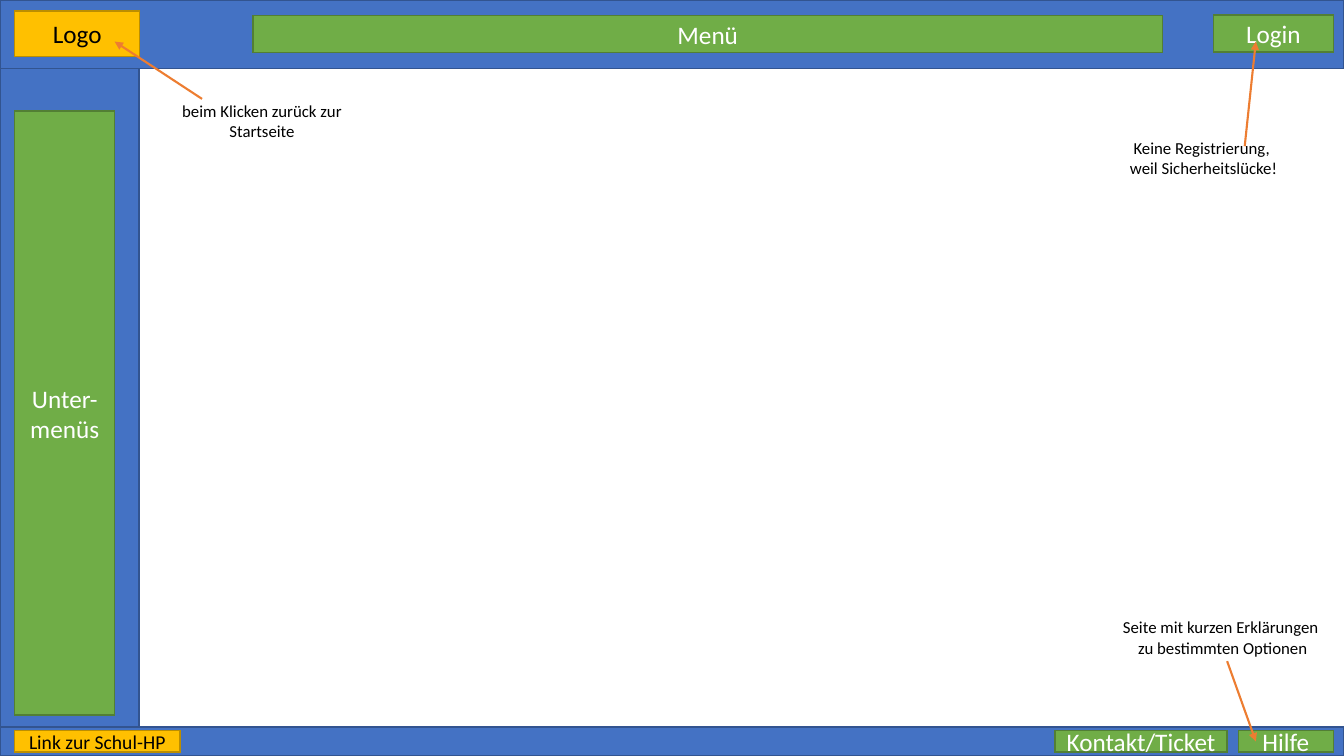
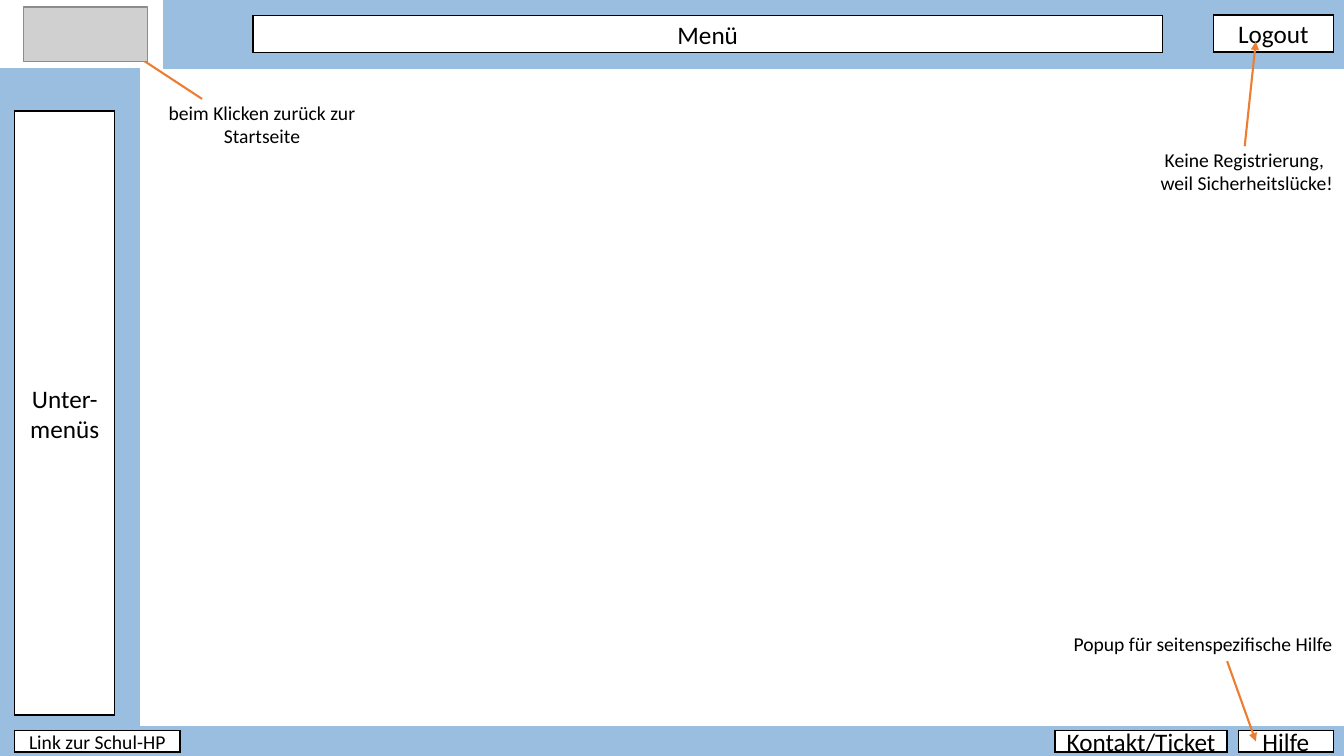
Before and after one commit to PapAnte/g2schoolproject, a slide deck: slide 1 of Layout.pptx. Drawn at 1344x756 pixels with LibreOffice and Linux fonts; fonts in the diff are those of the drawing; grey boxes stand for pictures. Boxes give left, top, right and bottom in pixels: in the first picture for what was removed or moved away, otherwise in the second. Text is boxed around its words. In the diff, an @@ line names an element or a change of style, - is before the commit and + after.

Commit message:
added design for loginpage

```diff
--- a/Layout.pptx
+++ b/Layout.pptx
@@ rectangle removed at [15,11,140,56] @@
-Logo
@@ picture added at [23,7,148,62] @@
@@ fill #4472C4 to #9ABEDF; outline #325491 1 pt to #9ABEDF 1 pt in 3 elements at [0,727,1344,756], [0,69,139,727], [163,0,1344,69] @@
@@ rectangle: place and size @@
-rectangle at [0,0,1344,69]
+rectangle at [163,0,1344,69]
@@ rectangle "Logout" at [1214,15,1334,52]: fill #70AD47 to #FFFFFF; outline #538035 1 pt to #000000 1 pt @@
@@ text in rectangle at [1238,26,1308,49]: text changed; text colour #FFFFFF to #000000 @@
-Login
+Logout
@@ text colour #FFFFFF to #000000; fill #70AD47 to #FFFFFF; outline #538035 1 pt to #000000 1 pt in 4 elements at [253,16,1163,53], [1238,731,1333,752], [1056,731,1228,752], [15,111,115,715] @@
@@ text "beim Klicken zurück zur Startseite" at [169,106,355,143]: size 12 to 14 pt @@
@@ text "Keine Registrierung," at [1161,153,1333,190]: size 12 to 14 pt @@
@@ text "Keine Registrierung,": place and size @@
-text "Keine Registrierung," at [1130,140,1277,174]
+text "Keine Registrierung," at [1161,153,1333,190]
@@ text at [1074,637,1333,654]: text changed; size 12 to 14 pt @@
-Seite mit kurzen Erklärungen
-zu bestimmten Optionen
+Popup für seitenspezifische Hilfe
@@ rectangle "Link zur Schul-HP" at [15,731,180,752]: fill #FFC000 to #FFFFFF; outline #BD8E00 1 pt to #000000 1 pt @@
```
Also in this commit, not shown: 1 slide added.
